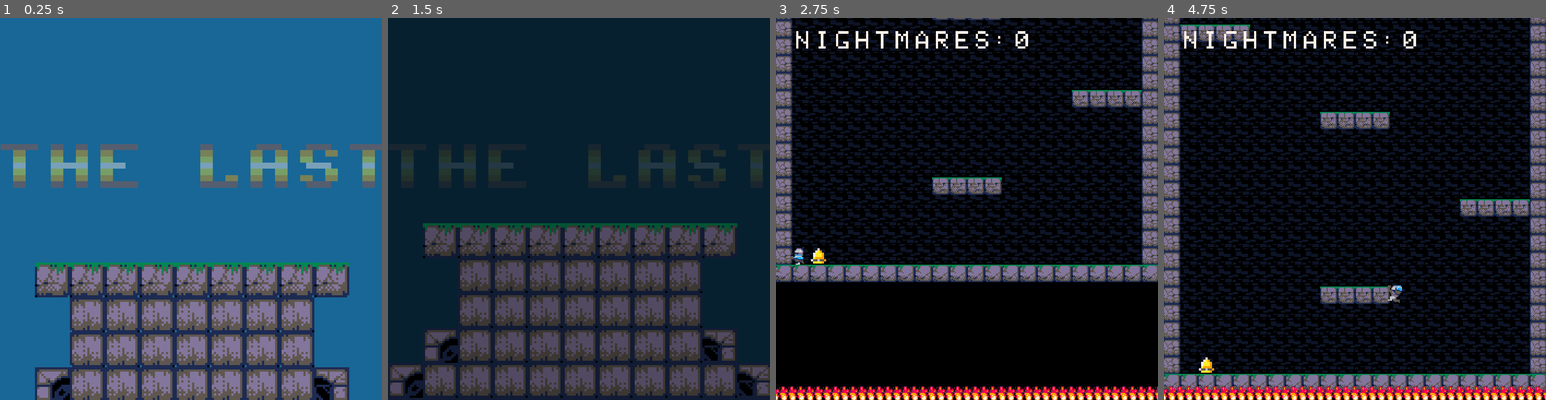
Above: before the commit, frames 1-4 (left to right).
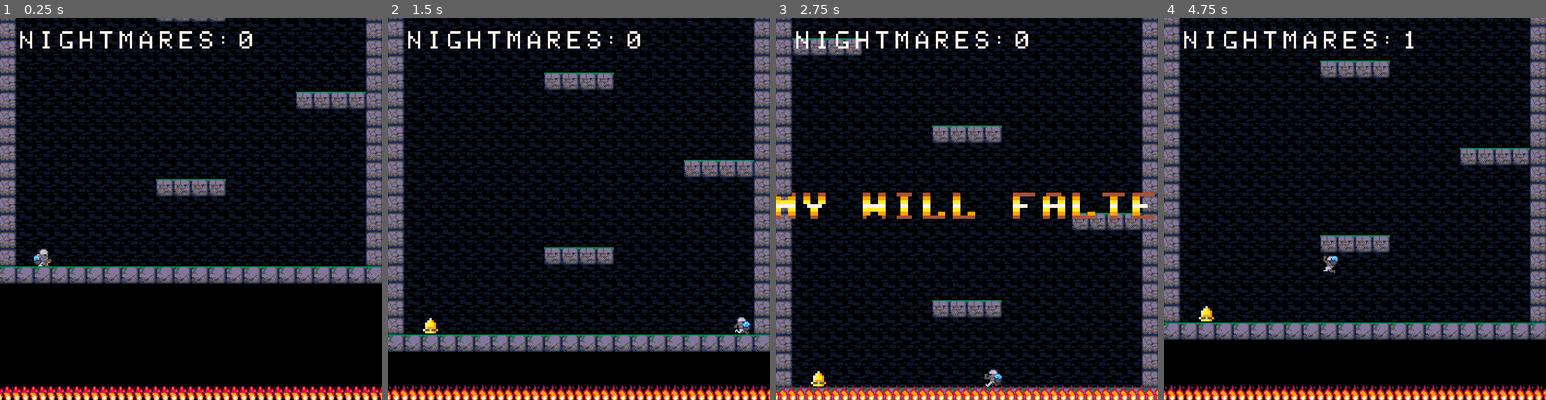
Above: after the commit, the same moments.

Repository: toadkarter/ToyBoxJam2023
Game: Godot game, scene res://Scenes/Game/Main/main.tscn
The game is run twice, just before and just after one commit, with the same random seed, the same clock (stepped at 60 frames per second) and the same inputs.
Inputs:
- Up to frame 1 (0.25 s): no input
- Up to frame 2 (1.5 s): hold Right (move_right) from 0.53 s (still down); tap Space (jump) at 0.77 s
- Up to frame 3 (2.75 s): tap Space (jump) at 1.52 s; release Right (move_right) at 2.03 s; hold Left (move_left) from 2.03 s (still down)
- Up to frame 4 (4.75 s): release Left (move_left) at 2.78 s; hold Right (move_right) 2.78-4.28 s; tap Space (jump) at 3.02, 3.77, 4.52 s; hold Left (move_left) from 4.28 s (still down)

The runs differ from the first frame. In frame 1, 98% of the frame differs, in the area x 0-100%, y 0-100%; in frame 2, 78%; in frame 3, 35%; in frame 4, 43%.

Commit message:
Adding debug skip intro command

Diff:
--- a/Scenes/Game/Main/main.gd
+++ b/Scenes/Game/Main/main.gd
@@ -1,6 +1,10 @@
 extends Node2D
 
 
+@export_group("Debug")
+@export var skip_intro: bool = false
+
+@export_group("Scene References")
 @export var level_scene: PackedScene
 @export var intro_scene: PackedScene
 
@@ -9,13 +13,16 @@
 
 
 func _ready() -> void:
-	intro = intro_scene.instantiate()
-	add_child(intro)
-
-	intro.connect("intro_finished", _on_intro_finished)
+	if !skip_intro:
+		intro = intro_scene.instantiate()
+		add_child(intro)
+		intro.connect("intro_finished", _on_intro_finished)
+	else:
+		_on_intro_finished()
 
 
 func _on_intro_finished() -> void:
-	intro.queue_free()
+	if intro != null:
+		intro.queue_free()
 	level = level_scene.instantiate()
 	add_child(level)
--- a/Scenes/Game/Main/main.tscn
+++ b/Scenes/Game/Main/main.tscn
@@ -6,5 +6,6 @@
 
 [node name="Main" type="Node2D"]
 script = ExtResource("1_uc3ia")
+skip_intro = true
 level_scene = ExtResource("2_fg751")
 intro_scene = ExtResource("3_rvtb3")
